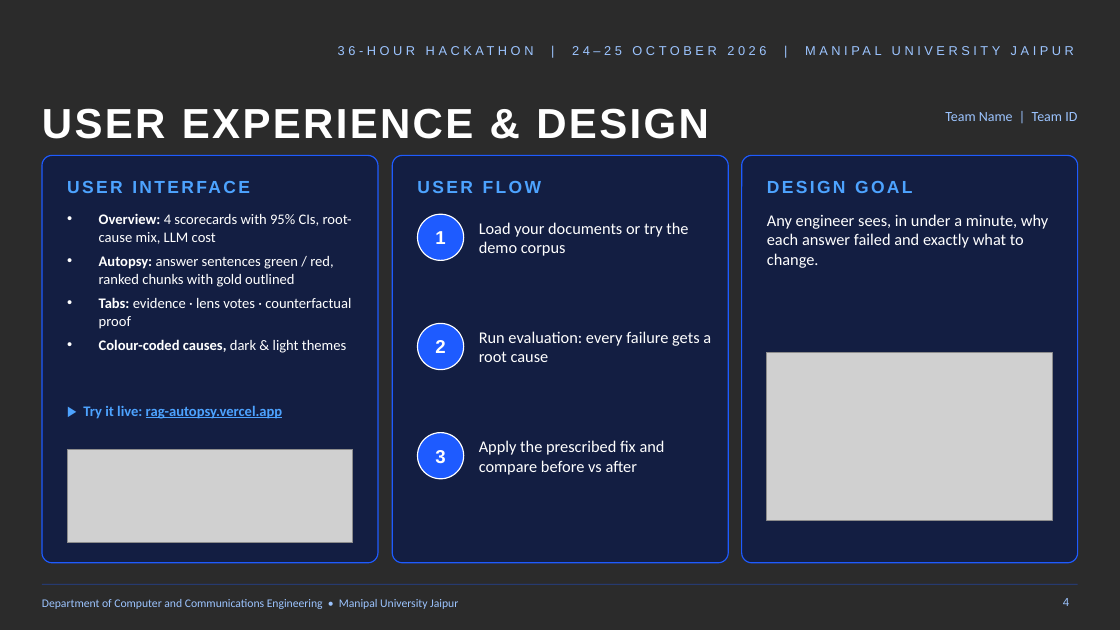
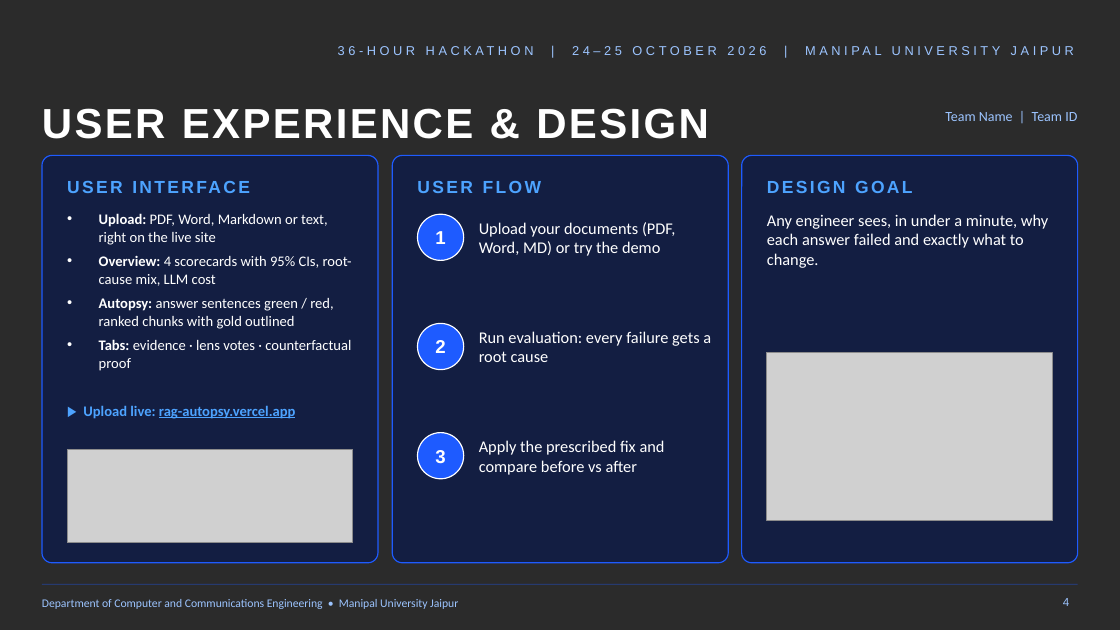
Before and after one commit to GargeeTripathi/ARENA, a slide deck: slide 4 of RAG_Autopsy_HYPNEXIS26.pptx. Drawn at 1120x630 pixels with LibreOffice and Linux fonts; fonts in the diff are those of the drawing; grey boxes stand for pictures; background and template pictures are left out; a plain dark background stands for a picture behind light text. Boxes give left, top, right and bottom in pixels: in the first picture for what was removed or moved away, otherwise in the second. Text is boxed around its words. In the diff, an @@ line names an element or a change of style, - is before the commit and + after.

```diff
--- a/RAG_Autopsy_HYPNEXIS26.pptx
+++ b/RAG_Autopsy_HYPNEXIS26.pptx
@@ text at bbox=[99, 213, 328, 245]: paragraph added @@
+• Upload: PDF, Word, Markdown or text, right on the live site
@@ text at bbox=[479, 222, 675, 256]: text changed @@
-Load your documents or try the demo corpus
+Upload your documents (PDF, Word, MD) or try the demo
@@ text at bbox=[99, 339, 346, 353]: paragraph removed @@
-• Colour-coded causes, dark & light themes
@@ text at bbox=[83, 405, 296, 419]: text changed @@
-▶ Try it live: rag-autopsy.vercel.app
+▶ Upload live: rag-autopsy.vercel.app
```
Also in this commit, not shown: 2 other slides changed.
